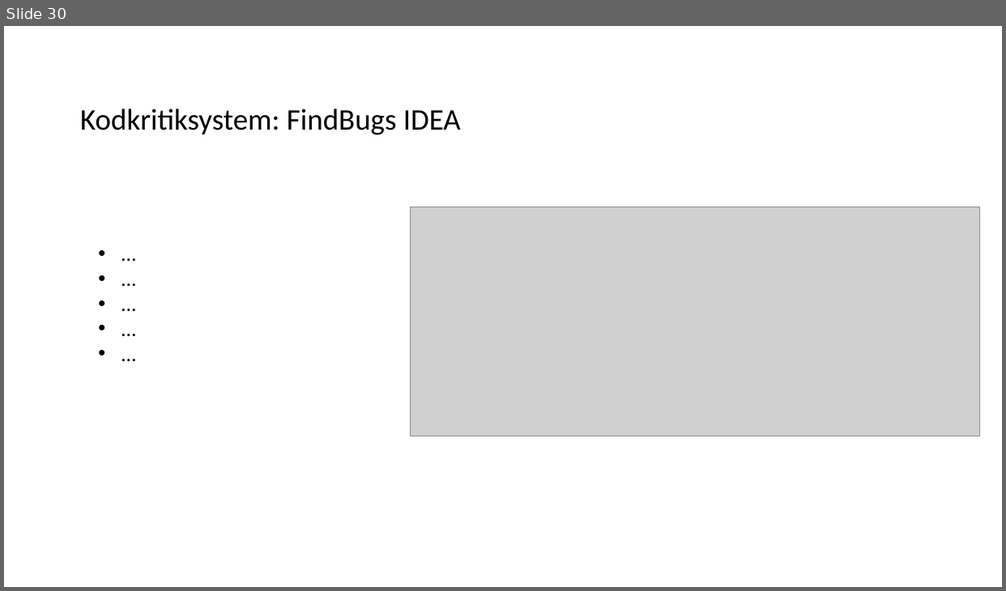
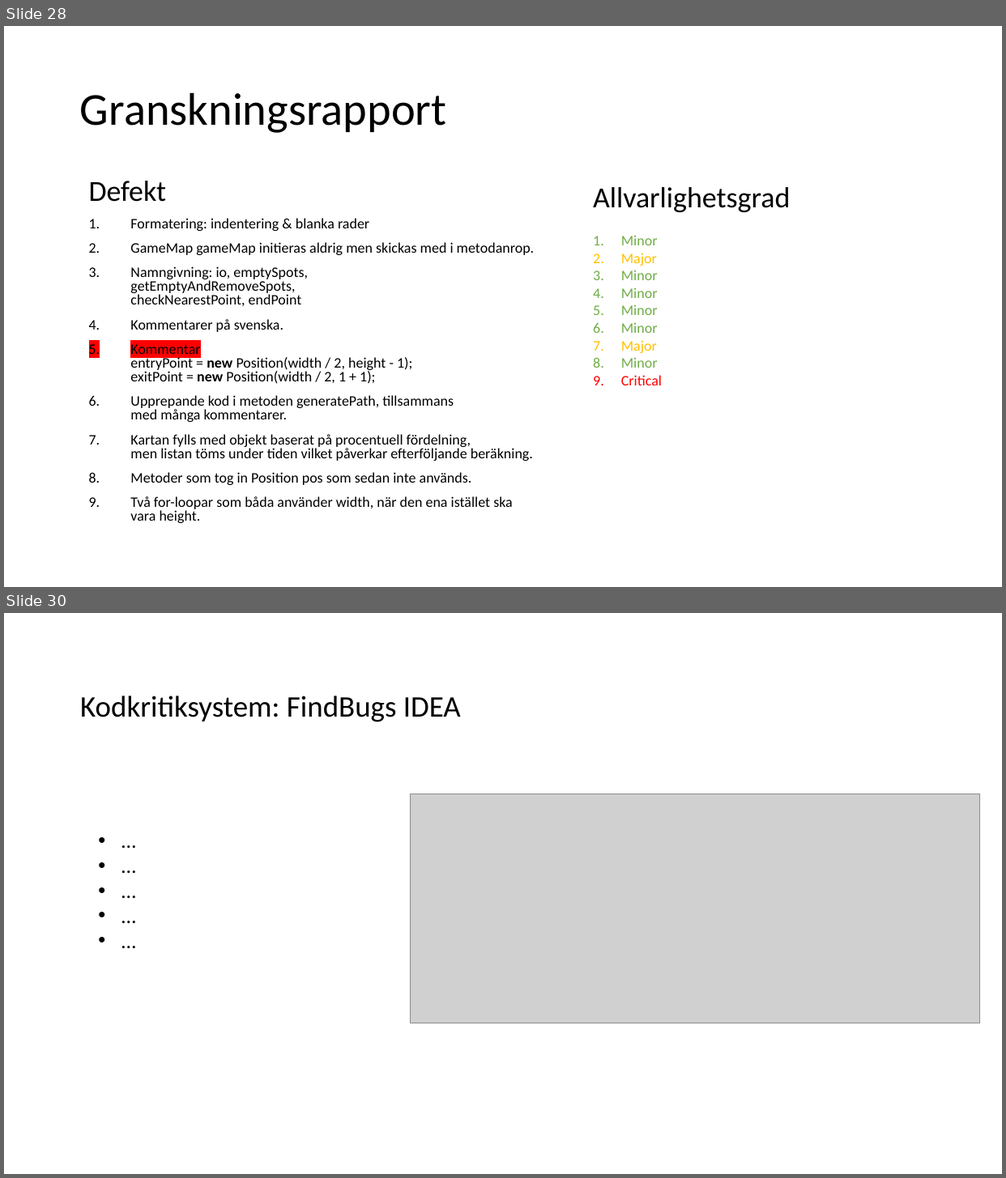
Before and after one commit to hampusidstam/InteGame, a slide deck: docs/Slutredovisning_grp5_v8.pptx. Shown one above the other, each under a label of ours: slide 30 before the commit, slides 28 and 30 after it; the slides between them are not shown. The pictures are 1006x591 and 1006x1178 pixels, drawn with LibreOffice and Linux fonts; fonts in the diff are those of the drawing; grey boxes stand for pictures. Boxes give left, top, right and bottom in pixels: in the first picture for what was removed or moved away, otherwise in the second. Text is boxed around its words. In the diff, an @@ line names an element or a change of style, - is before the commit and + after.

```diff
--- a/docs/Slutredovisning_grp5_v8.pptx
+++ b/docs/Slutredovisning_grp5_v8.pptx
@@ slide 28 added at (4, 26, 1002, 587), background #FFFFFF @@
@@ title added at (80, 92, 446, 133), 44 pt, text #000000 @@
+Granskningsrapport
@@ text added at (89, 181, 535, 523), 14 pt, text #000000 @@
+Defekt
+1. Formatering: indentering & blanka rader
+2. GameMap gameMap initieras aldrig men skickas med i metodanrop.
+3. Namngivning: io, emptySpots,
+   getEmptyAndRemoveSpots,
+   checkNearestPoint, endPoint
+4. Kommentarer på svenska.
+5. Kommentar
+   entryPoint = new Position(width / 2, height - 1);
+   exitPoint = new Position(width / 2, 1 + 1);
+6. Upprepande kod i metoden generatePath, tillsammans
+   med många kommentarer.
+7. Kartan fylls med objekt baserat på procentuell fördelning,
+   men listan töms under tiden vilket påverkar efterföljande beräkning.
+8. Metoder som tog in Position pos som sedan inte används.
+9. Två for-loopar som båda använder width, när den ena istället ska vara height.
@@ text added at (593, 187, 790, 386), 14 pt, text #70AD47 @@
+Allvarlighetsgrad
+1. Minor
+2. Major
+3. Minor
+4. Minor
+5. Minor
+6. Minor
+7. Major
+8. Minor
+9. Critical
```
Also in this commit, not shown: 2 slides changed, 1 slide removed.
